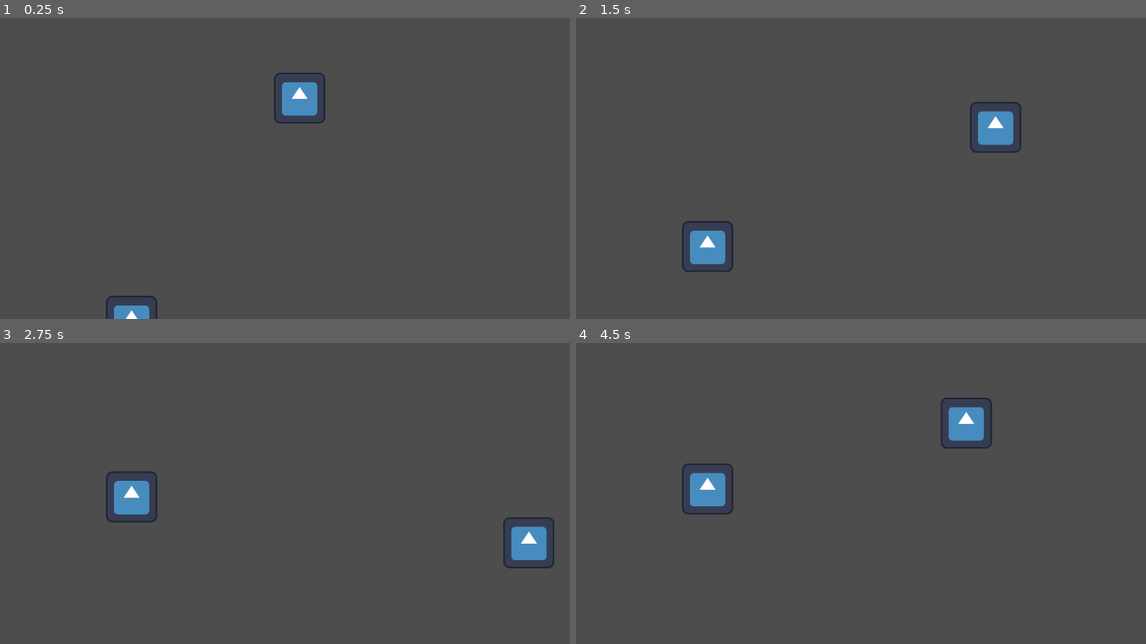
Above: before the commit, frames 1-4 (two rows, left to right).
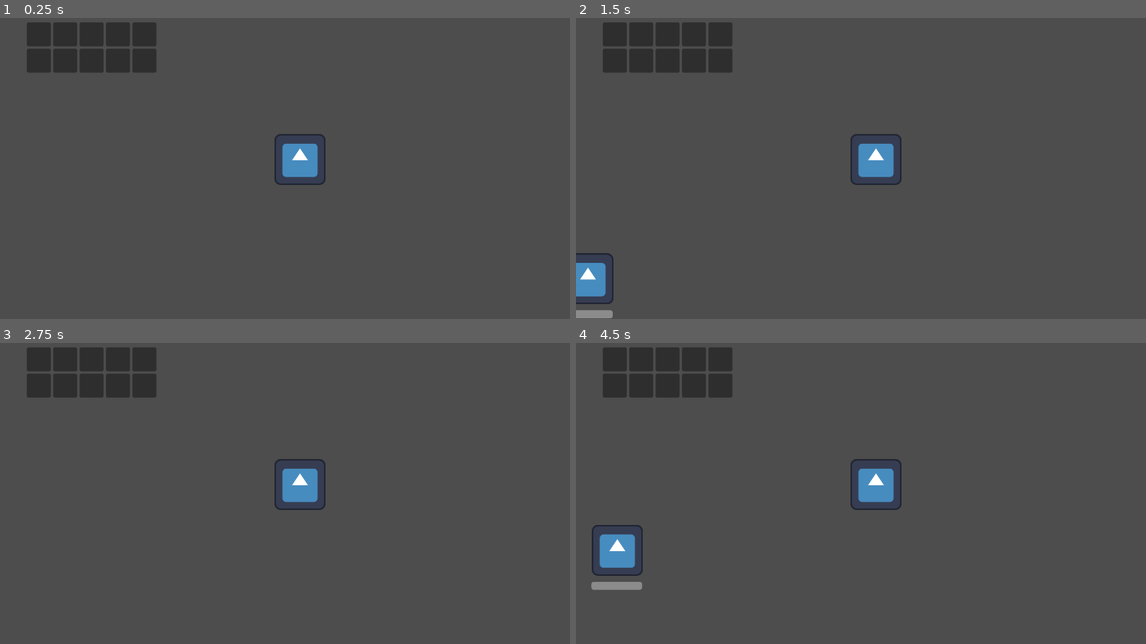
Above: after the commit, the same moments.

Repository: monaimerr/Ryhm-2
Game: Godot game, scene res://scenes/test/customer_test.tscn
Two runs of this game, one before a commit and one after it. Both use one fixed random seed, a clock stepped at 60 frames per second and the inputs below. This scene is started directly instead of the project's main scene. The engine's default icon, where the game draws it, is replaced by a stand-in: a white triangle on a blue panel in a dark square.
Inputs:
- Up to frame 1 (0.25 s): no input
- Up to frame 2 (1.5 s): hold D (right) 0.53-1.28 s; hold E (interact) 0.53-1.28 s; hold S (down) from 1.28 s (still down); tap E (interact) at 1.35 s
- Up to frame 3 (2.75 s): release S (down) at 2.03 s; hold D (right) from 2.03 s (still down); hold E (interact) from 2.03 s (still down)
- Up to frame 4 (4.5 s): release D (right) at 2.78 s; release E (interact) at 2.78 s; hold W (up) 2.78-3.53 s; tap E (interact) at 2.85, 4.35 s; hold E (interact) 3.53-4.28 s; hold A (left) from 3.53 s (still down)

The runs differ from the first frame. In frame 1, 5.4% of the frame differs, in the area x 4-58%, y 1-100%; in frame 2, 6.9%; in frame 3, 6.0%; in frame 4, 7.1%, in the area x 2-74%, y 1-83%.

Commit message:
adjusted test scene and tileset collision. Added progress bar to customers

Diff:
--- a/flask/scenes/entities/characters/NPCs/customer.tscn
+++ b/flask/scenes/entities/characters/NPCs/customer.tscn
@@ -42,6 +42,13 @@
 wait_time = 5.0
 one_shot = true
 
+[node name="WaitTimeProgressBar" type="ProgressBar" parent="."]
+offset_top = 143.0
+offset_right = 127.0
+offset_bottom = 163.0
+value = 100.0
+show_percentage = false
+
 [connection signal="area_entered" from="Blocked" to="." method="_on_area_2d_area_entered"]
 [connection signal="area_exited" from="Blocked" to="." method="_on_area_2d_area_exited"]
 [connection signal="body_entered" from="Blocked" to="." method="_on_area_2d_body_entered"]
--- a/flask/scenes/test/customer_test.tscn
+++ b/flask/scenes/test/customer_test.tscn
@@ -1,9 +1,10 @@
-[gd_scene load_steps=8 format=3 uid="uid://pidaa88lmabx"]
+[gd_scene load_steps=9 format=3 uid="uid://pidaa88lmabx"]
 
 [ext_resource type="Script" uid="uid://ypyebmy6uc3y" path="res://scripts/test/customer_test.gd" id="1_h046c"]
 [ext_resource type="PackedScene" uid="uid://burv151ryj8af" path="res://scenes/entities/characters/player/player.tscn" id="1_iuhwy"]
 [ext_resource type="PackedScene" uid="uid://cw3477t4v07bx" path="res://scenes/entities/characters/NPCs/customer.tscn" id="2_6tkrd"]
 [ext_resource type="Texture2D" uid="uid://cyp6ptlwrgc78" path="res://art/icon.svg" id="4_nuas3"]
+[ext_resource type="PackedScene" uid="uid://bf1qppornvxyf" path="res://scenes/UI/inventory/inventory.tscn" id="5_4c2yn"]
 
 [sub_resource type="Curve2D" id="Curve2D_6tkrd"]
 _data = {
@@ -31,6 +32,8 @@
 [node name="player" parent="." instance=ExtResource("1_iuhwy")]
 position = Vector2(749, 246)
 
+[node name="Camera2D" type="Camera2D" parent="player"]
+
 [node name="Path2D" type="Path2D" parent="."]
 position = Vector2(-217, 179)
 curve = SubResource("Curve2D_6tkrd")
@@ -51,3 +54,12 @@
 [node name="CollisionShape2D" type="CollisionShape2D" parent="Counter"]
 position = Vector2(326, 273)
 shape = SubResource("RectangleShape2D_h046c")
+
+[node name="CanvasLayer" type="CanvasLayer" parent="."]
+
+[node name="Inventory" parent="CanvasLayer" instance=ExtResource("5_4c2yn")]
+offset_left = 67.0
+offset_top = 56.0
+offset_right = 67.0
+offset_bottom = 56.0
+scale = Vector2(1.5, 1.5)
--- a/flask/scenes/test/test_scene.tscn
+++ b/flask/scenes/test/test_scene.tscn
@@ -5,16 +5,21 @@
 [ext_resource type="PackedScene" uid="uid://bf1qppornvxyf" path="res://scenes/UI/inventory/inventory.tscn" id="3_cntqm"]
 
 [node name="TestScene" type="Node2D"]
-position = Vector2(-560, -203)
 
 [node name="game_level" parent="." instance=ExtResource("1_lpkca")]
-position = Vector2(-1829, 434)
+scale = Vector2(0.4, 0.4)
 
 [node name="player" parent="." instance=ExtResource("2_omf4g")]
-position = Vector2(1062, 656)
+position = Vector2(1016, 514)
+scale = Vector2(0.8, 0.8)
+speed = 450
 
 [node name="PlayerCamera" type="Camera2D" parent="player"]
 
 [node name="CanvasLayer" type="CanvasLayer" parent="."]
 
 [node name="Inventory" parent="CanvasLayer" instance=ExtResource("3_cntqm")]
+offset_left = 84.0
+offset_top = 69.0
+offset_right = 84.0
+offset_bottom = 69.0
--- a/flask/scenes/tileset/my_tileset.tres
+++ b/flask/scenes/tileset/my_tileset.tres
@@ -19,7 +19,6 @@
 5:0/0 = 0
 5:0/0/physics_layer_0/polygon_0/points = PackedVector2Array(150, -150, 150, -98.995, 96.1665, -104.652, 93.3381, -150)
 6:0/0 = 0
-6:0/0/physics_layer_0/polygon_0/points = PackedVector2Array(-150, -150, 150, -150, 150, 150, 150, 150, -150, 150, -150, 118.794, -150, 110.309)
 0:1/0 = 0
 0:1/0/physics_layer_0/polygon_0/points = PackedVector2Array(-82.0244, -150, 150, -150, 150, 150, -50.9117, 150, -82.0244, 132.936, -82.0244, 65.0538)
 1:1/0 = 0
@@ -33,7 +32,6 @@
 5:1/0 = 0
 5:1/0/physics_layer_0/polygon_0/points = PackedVector2Array(-96.1665, -150, -93.3381, -96.1665, -150, -93.3381, -150, -150)
 6:1/0 = 0
-6:1/0/physics_layer_0/polygon_0/points = PackedVector2Array(-150, -150, 150, -150, 150, 150, 150, 150, -150, 150, -150, 118.794, -150, 110.309)
 0:2/0 = 0
 0:2/0/physics_layer_0/polygon_0/points = PackedVector2Array(150, -150, 150, 113.137, -65.0538, 118.794, -79.196, -150)
 1:2/0 = 0
@@ -47,7 +45,6 @@
 5:2/0 = 0
 5:2/0/physics_layer_0/polygon_0/points = PackedVector2Array(150, 98.9949, 150, 150, 90.5097, 150, 90.5097, 107.48)
 6:2/0 = 0
-6:2/0/physics_layer_0/polygon_0/points = PackedVector2Array(-150, -150, 150, -150, 150, 150, 150, 150, -150, 150, -150, 118.794, -150, 110.309)
 0:3/0 = 0
 0:3/0/physics_layer_0/polygon_0/points = PackedVector2Array(-82.0244, -76.3676, 150, -82.0244, 150, 150, 104.652, 150, -82.0244, 150, -90.5097, 70.7107, -87.6812, 73.5391)
 1:3/0 = 0
@@ -61,7 +58,6 @@
 5:3/0 = 0
 5:3/0/physics_layer_0/polygon_0/points = PackedVector2Array(-98.995, 96.1665, -98.995, 150, -150, 150, -150, 104.652)
 6:3/0 = 0
-6:3/0/physics_layer_0/polygon_0/points = PackedVector2Array(-150, -150, 150, -150, 150, 150, 150, 150, -150, 150, -150, 118.794, -150, 110.309)
 0:4/0 = 0
 0:4/0/physics_layer_0/polygon_0/points = PackedVector2Array(-82.0244, -76.3676, 150, -82.0244, 150, 150, 104.652, 150, -82.0244, 150, -90.5097, 70.7107, -87.6812, 73.5391)
 1:4/0 = 0
@@ -84,7 +80,6 @@
 4:5/0 = 0
 4:5/0/physics_layer_0/polygon_0/points = PackedVector2Array(150, 90, 150, 150, -150, 150, -150, 94, -150, -150, -104, -150, -102, 88)
 5:5/0 = 0
-5:5/0/physics_layer_0/polygon_0/points = PackedVector2Array(-150, -150, 150, -150, 150, 150, 150, 150, -150, 150, -150, 118.794, -150, 110.309)
 0:6/0 = 0
 0:6/0/physics_layer_0/polygon_0/points = PackedVector2Array(-82.0244, -76.3676, 150, -82.0244, 150, 150, 104.652, 150, -82.0244, 150, -90.5097, 70.7107, -87.6812, 73.5391)
 1:6/0 = 0
@@ -96,7 +91,6 @@
 4:6/0 = 0
 4:6/0/physics_layer_0/polygon_0/points = PackedVector2Array(150, -150, 150, -101.823, -150, -98.995, -150, -150)
 5:6/0 = 0
-5:6/0/physics_layer_0/polygon_0/points = PackedVector2Array(-150, -150, 150, -150, 150, 150, 150, 150, -150, 150, -150, 118.794, -150, 110.309)
 0:7/0 = 0
 0:7/0/physics_layer_0/polygon_0/points = PackedVector2Array(-82.0244, -76.3676, 150, -82.0244, 150, 150, 104.652, 150, -82.0244, 150, -90.5097, 70.7107, -87.6812, 73.5391)
 1:7/0 = 0
@@ -108,7 +102,6 @@
 4:7/0 = 0
 4:7/0/physics_layer_0/polygon_0/points = PackedVector2Array(150, -150, 150, -96, 150, 150, 100, 150, 93.3381, 150, 96.1665, 87.6812, 98.9949, 90.5097, 93.3381, -150, 96.1665, -150, 96.1665, -150)
 5:7/0 = 0
-5:7/0/physics_layer_0/polygon_0/points = PackedVector2Array(-150, -150, 150, -150, 150, 150, 150, 150, -150, 150, -150, 118.794, -150, 110.309)
 0:8/0 = 0
 0:8/0/physics_layer_0/polygon_0/points = PackedVector2Array(-82.0244, -76.3676, 150, -82.0244, 150, 150, 104.652, 150, -82.0244, 150, -90.5097, 70.7107, -87.6812, 73.5391)
 1:8/0 = 0
@@ -120,7 +113,6 @@
 4:8/0 = 0
 4:8/0/physics_layer_0/polygon_0/points = PackedVector2Array(-93.3381, -150, -87.6813, 150, -150, 150, -150, -150)
 5:8/0 = 0
-5:8/0/physics_layer_0/polygon_0/points = PackedVector2Array(-150, -150, 150, -150, 150, 150, 150, 150, -150, 150, -150, 118.794, -150, 110.309)
 0:9/0 = 0
 0:9/0/physics_layer_0/polygon_0/points = PackedVector2Array(-82.0244, -76.3676, 150, -82.0244, 150, 150, 104.652, 150, -82.0244, 150, -90.5097, 70.7107, -87.6812, 73.5391)
 1:9/0 = 0
@@ -132,7 +124,6 @@
 4:9/0 = 0
 4:9/0/physics_layer_0/polygon_0/points = PackedVector2Array(150, 90, 150, 150, -150, 150, -150, 94)
 5:9/0 = 0
-5:9/0/physics_layer_0/polygon_0/points = PackedVector2Array(-150, -150, 150, -150, 150, 150, 150, 150, -150, 150, -150, 118.794, -150, 110.309)
 
 [resource]
 tile_size = Vector2i(300, 300)
--- a/flask/scripts/entities/characters/NPCs/customer.gd
+++ b/flask/scripts/entities/characters/NPCs/customer.gd
@@ -7,6 +7,7 @@
 @onready var wait_timer: Timer = $WaitTimer
 @onready var collision_shape_2d: CollisionShape2D = $Blocked/CollisionShape2D
 @onready var interaction_collision: CollisionShape2D = $Interactable/CollisionShape2D
+@onready var wait_time_progress_bar: ProgressBar = $WaitTimeProgressBar
 
 
 func _ready() -> void:
@@ -15,9 +16,14 @@
 	interactable.is_interactable = false
 
 func _on_interact():
+	print("timer started")
 	if (interactable.is_interactable):
-		print("timer started")
 		wait_timer.start()
+
+#Updates the progressbar visual based on the remaining wait_timer time
+func _physics_process(delta: float) -> void:
+	if (!wait_timer.is_stopped()):
+		wait_time_progress_bar.value = wait_timer.time_left / wait_timer.wait_time * 100
 
 
 func _on_area_2d_body_entered(body: Node2D) -> void:
